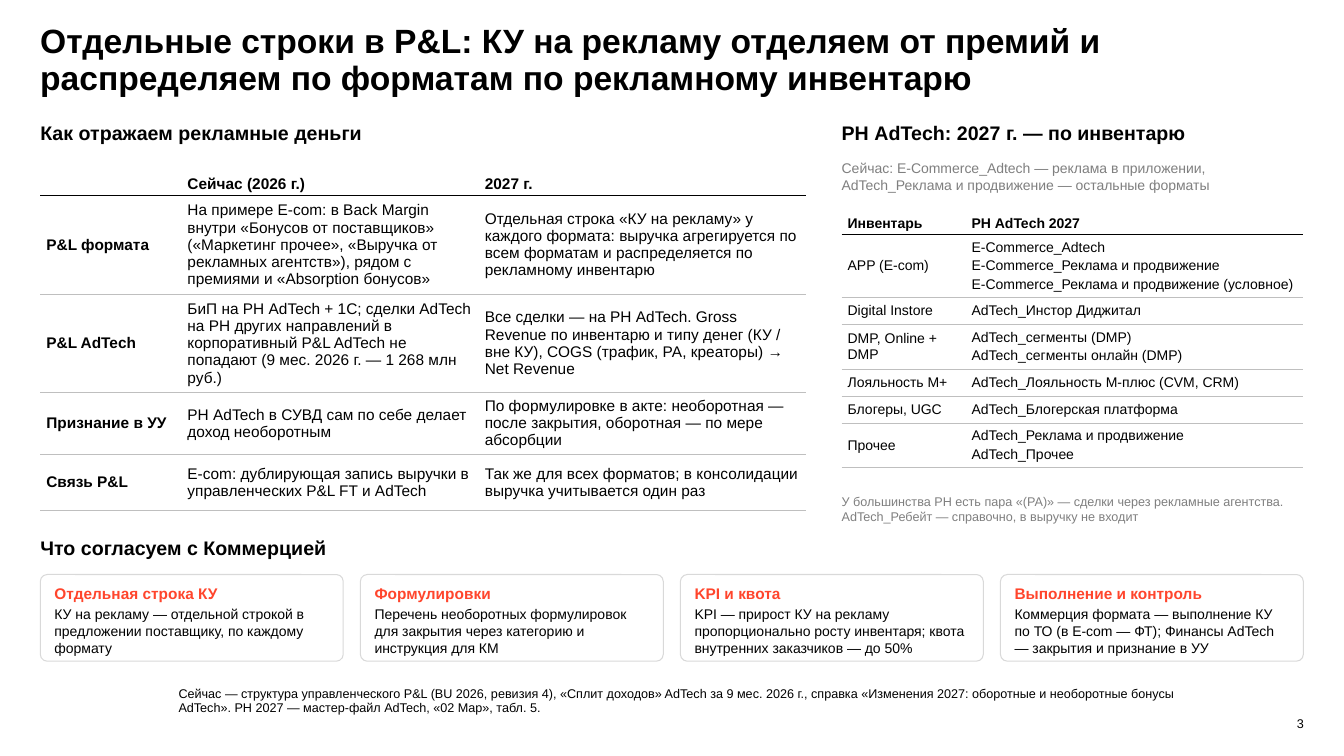
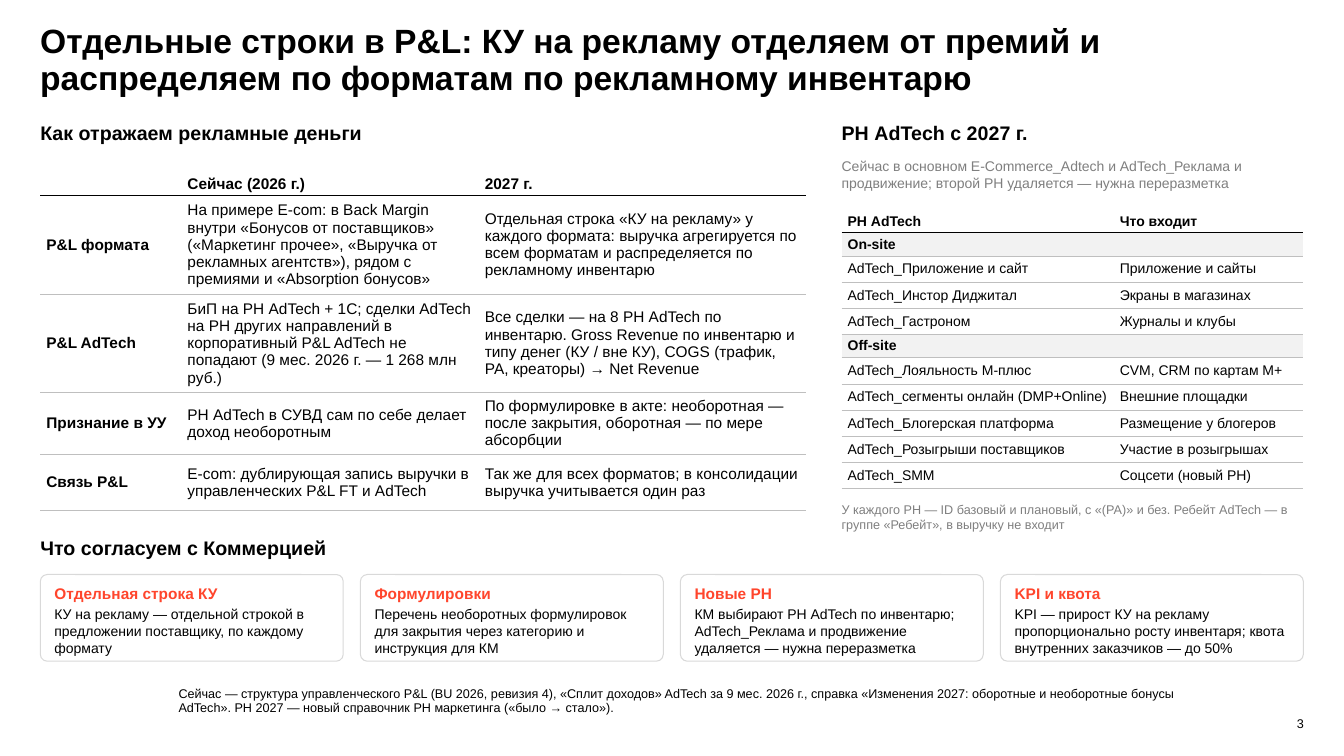
Before and after one commit to DenisMagnit/1, a slide deck: slide 3 of AdTech_КУ_2027_логика_драфт.pptx. Drawn at 1344x756 pixels with LibreOffice and Linux fonts; fonts in the diff are those of the drawing; background and template pictures are left out. Boxes give left, top, right and bottom in pixels: in the first picture for what was removed or moved away, otherwise in the second. Text is boxed around its words. In the diff, an @@ line names an element or a change of style, - is before the commit and + after.

```diff
--- a/AdTech_КУ_2027_логика_драфт.pptx
+++ b/AdTech_КУ_2027_логика_драфт.pptx
@@ text at bbox=[842, 125, 1028, 141]: text changed @@
-РН AdTech: 2027 г. — по инвентарю
+РН AdTech с 2027 г.
@@ table at bbox=[40, 163, 807, 503] @@
-row 3, column 3: Все сделки — на РН AdTech. Gross Revenue по инвентарю и типу денег (КУ / вне КУ), COGS (трафик, РА, креаторы) → Net Revenue
+row 3, column 3: Все сделки — на 8 РН AdTech по инвентарю. Gross Revenue по инвентарю и типу денег (КУ / вне КУ), COGS (трафик, РА, креаторы) → Net Revenue
@@ text at bbox=[842, 160, 1242, 191]: text changed @@
-Сейчас: E-Commerce_Adtech — реклама в приложении, AdTech_Реклама и продвижение — остальные форматы
+Сейчас в основном E-Commerce_Adtech и AdTech_Реклама и продвижение; второй РН удаляется — нужна переразметка
@@ table at bbox=[842, 206, 1304, 489] @@
-row 1: Инвентарь | РН AdTech 2027
-row 2: APP (E-com) | E-Commerce_Adtech / E-Commerce_Реклама и продвижение / E-Commerce_Реклама и продвижение (условное)
-row 3: Digital Instore | AdTech_Инстор Диджитал
-row 4: DMP, Online + DMP | AdTech_сегменты (DMP) / AdTech_сегменты онлайн (DMP)
-row 5: Лояльность М+ | AdTech_Лояльность М-плюс (CVM, CRM)
-row 6: Блогеры, UGC | AdTech_Блогерская платформа
-row 7: Прочее | AdTech_Реклама и продвижение / AdTech_Прочее
+row 1: РН AdTech | Что входит
+row 2: On-site | 
+row 3: AdTech_Приложение и сайт | Приложение и сайты
+row 4: AdTech_Инстор Диджитал | Экраны в магазинах
+row 5: AdTech_Гастроном | Журналы и клубы
+row 6: Off-site | 
+row 7: AdTech_Лояльность М-плюс | CVM, CRM по картам М+
+row 8: AdTech_сегменты онлайн (DMP+Online) | Внешние площадки
+row 9: AdTech_Блогерская платформа | Размещение у блогеров
+row 10: AdTech_Розыгрыши поставщиков | Участие в розыгрышах
+row 11: AdTech_SMM | Соцсети (новый РН)
@@ text at bbox=[842, 504, 1288, 532]: text changed @@
-У большинства РН есть пара «(РА)» — сделки через рекламные агентства. AdTech_Ребейт — справочно, в выручку не входит
+У каждого РН — ID базовый и плановый, с «(РА)» и без. Ребейт AdTech — в группе «Ребейт», в выручку не входит
@@ text in rounded rectangle at bbox=[695, 588, 954, 656]: text changed @@
-KPI и квота
-KPI — прирост КУ на рекламу пропорционально росту инвентаря; квота внутренних заказчиков — до 50%
+Новые РН
+КМ выбирают РН AdTech по инвентарю; AdTech_Реклама и продвижение удаляется — нужна переразметка
@@ text in rounded rectangle at bbox=[1015, 588, 1285, 656]: text changed @@
-Выполнение и контроль
-Коммерция формата — выполнение КУ по ТО (в E-com — ФТ); Финансы AdTech — закрытия и признание в УУ
+KPI и квота
+KPI — прирост КУ на рекламу пропорционально росту инвентаря; квота внутренних заказчиков — до 50%
@@ text at bbox=[179, 688, 1174, 715]: text changed @@
-Сейчас — структура управленческого P&L (BU 2026, ревизия 4), «Сплит доходов» AdTech за 9 мес. 2026 г., справка «Изменения 2027: оборотные и необоротные бонусы AdTech». РН 2027 — мастер-файл AdTech, «02 Map», табл. 5.
+Сейчас — структура управленческого P&L (BU 2026, ревизия 4), «Сплит доходов» AdTech за 9 мес. 2026 г., справка «Изменения 2027: оборотные и необоротные бонусы AdTech». РН 2027 — новый справочник РН маркетинга («было → стало»).
```
Also in this commit, not shown: 1 other slide changed.
